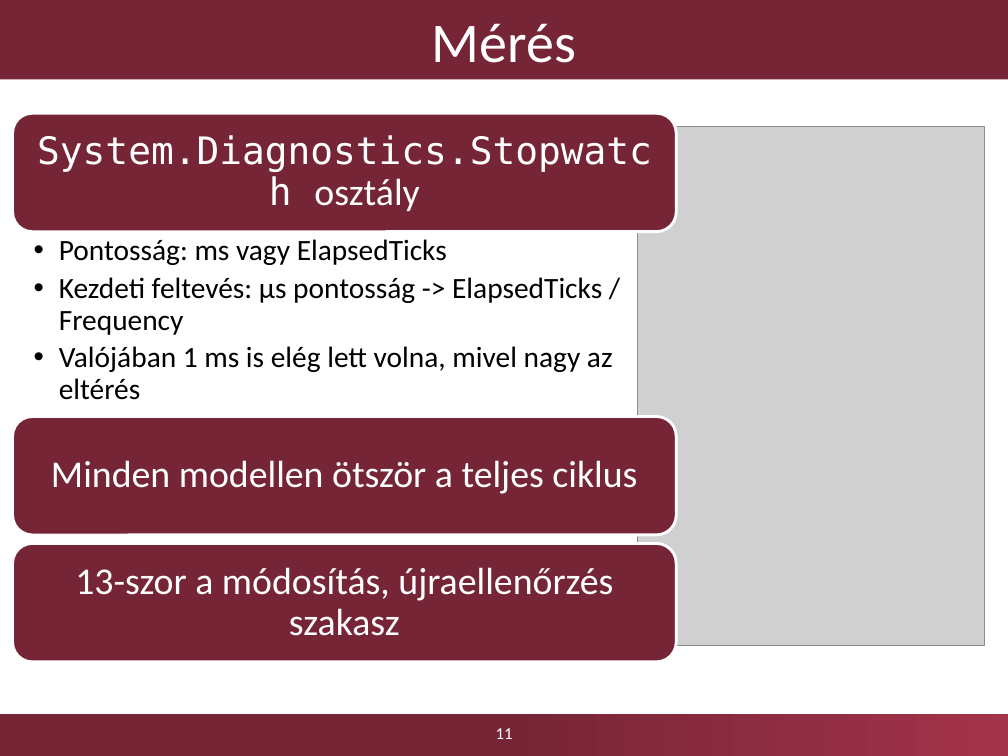
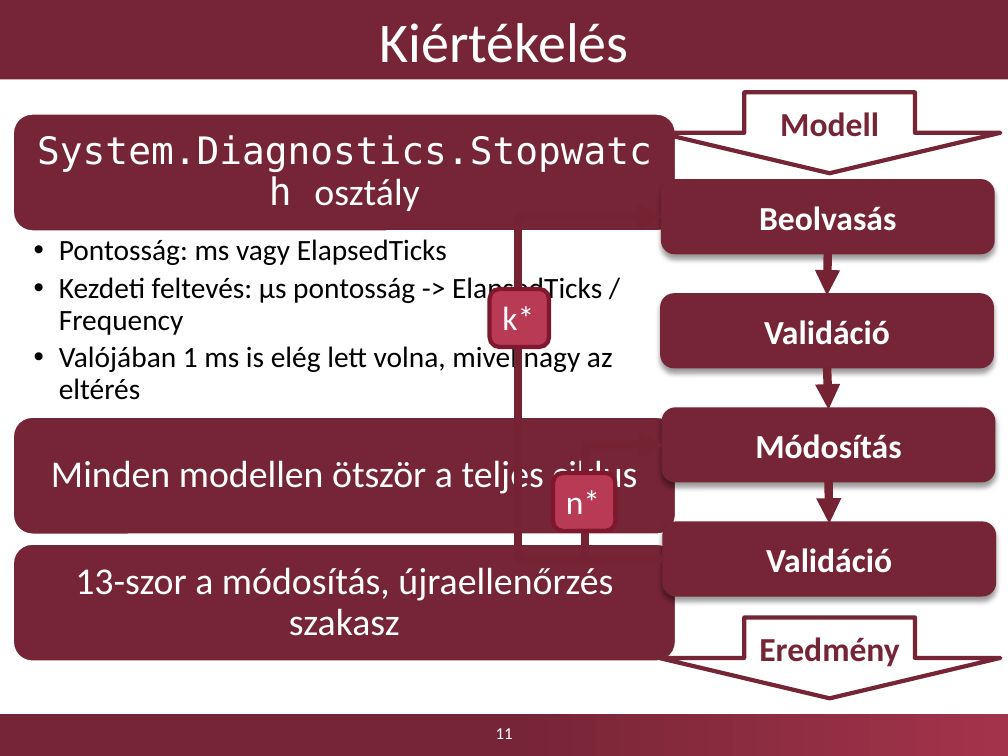
Before and after one commit to Kreestof/szakdolgozat-presentation, a slide deck: slide 11 of Dobosy_Kristof_szakdolgozat_2017_GraphEngine_0.pptx. Drawn at 1008x756 pixels with LibreOffice and Linux fonts; fonts in the diff are those of the drawing; grey boxes stand for pictures; background and template pictures are left out. Boxes give left, top, right and bottom in pixels: in the first picture for what was removed or moved away, otherwise in the second. Text is boxed around its words. In the diff, an @@ line names an element or a change of style, - is before the commit and + after.

```diff
--- a/Dobosy_Kristof_szakdolgozat_2017_GraphEngine_0.pptx
+++ b/Dobosy_Kristof_szakdolgozat_2017_GraphEngine_0.pptx
@@ title at [379, 23, 628, 63]: text changed @@
-Mérés
+Kiértékelés
@@ picture removed at [638, 126, 985, 645] @@
@@ group added at [490, 93, 1001, 699]: 6 rounded rectangles, 3 arrows, 2 down arrows, 2 elbow arrows @@
+Modell
+Beolvasás
+Validáció
+Módosítás
+Validáció
+n*
+k*
+Eredmény
```
Also in this commit, not shown: 7 other slides changed, 1 other file.
